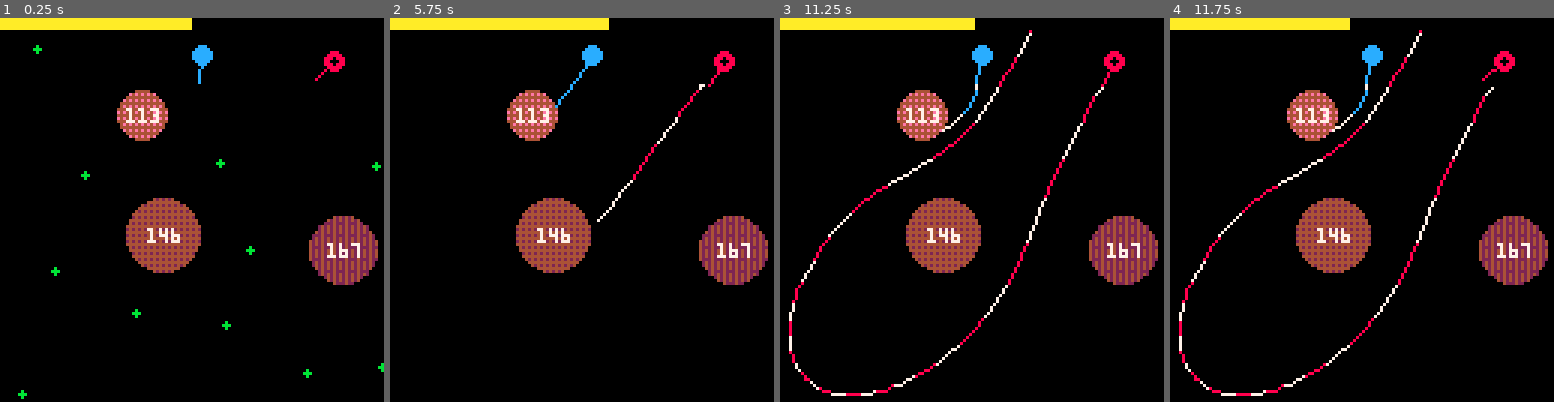
Above: before the commit, frames 1-4 (left to right).
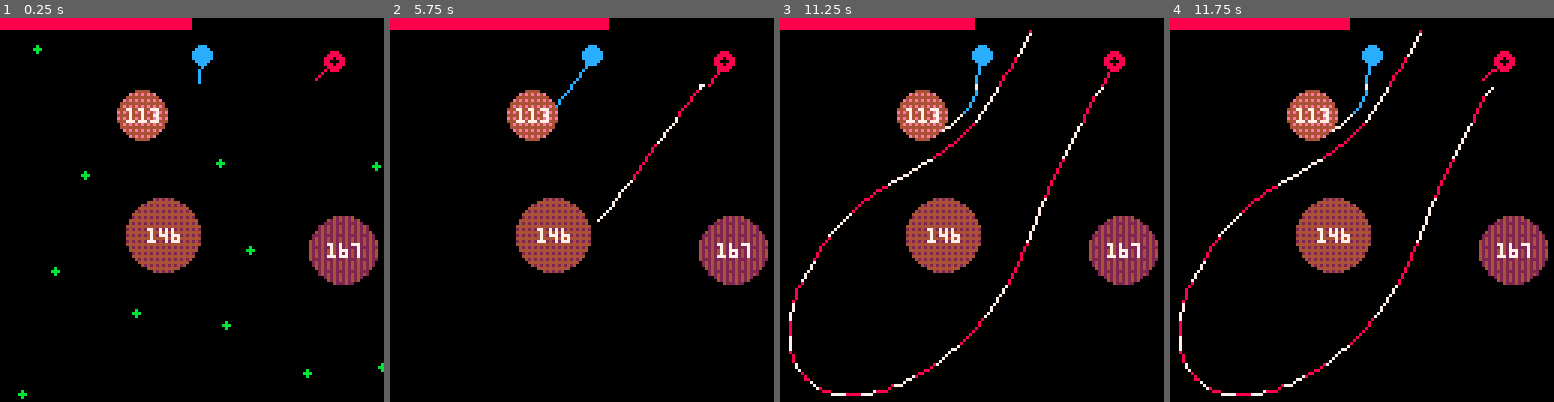
Above: after the commit, the same moments.

Repository: alxgnon/pico-8
Game: PICO-8 cartridge gravitywar.p8
The game is run twice, just before and just after one commit, with the same random seed, the same clock (stepped at 60 frames per second) and the same inputs.
Inputs:
- Up to frame 1 (0.25 s): no input
- Up to frame 2 (5.75 s): tap O (Z key) at 0.33, 0.7, 1.43, 2.22, 3.1, 3.98, 4.87 s; tap X (X key) at 1.07, 2.07, 2.4, 2.73, 3.07, 3.4, 3.73, 4.07, 4.4, 4.73, 5.07, 5.4, 5.73 s; hold Left 1.97-2.37 s; hold Down 2.42-2.82 s; hold Right 2.87-3.53 s; hold Up 3.58-4.08 s; hold Right 4.13-4.53 s; hold Down 4.58-5.08 s; hold Left from 5.13 s (still down)
- Up to frame 3 (11.25 s): tap O (Z key) every 0.88 s from 5.75 to 11.05 s; release Left at 5.8 s; hold Up 5.85-6.18 s; tap X (X key) every 0.33 s from 6.07 to 11.07 s; hold Left 6.23-6.63 s; hold Down 6.68-7.08 s; hold Right 7.13-7.8 s; hold Up 7.85-8.35 s; hold Right 8.4-8.8 s; hold Down 8.85-9.35 s; hold Left 9.4-10.07 s; hold Up 10.12-10.45 s; hold Left 10.5-10.9 s; hold Down from 10.95 s (still down)
- Up to frame 4 (11.75 s): release Down at 11.35 s; tap X (X key) at 11.4, 11.73 s; hold Right from 11.4 s (still down)

The runs differ from the first frame. In frame 1, 1.6% of the frame differs, in the area x 0-50%, y 0-4%; in frame 2, 1.8%, in the area x 0-58%, y 0-4%; in frame 3, 1.6%; in frame 4, 1.5%.

Commit message:
gravity: power bar of player color

Diff:
--- a/gravitywar.p8
+++ b/gravitywar.p8
@@ -63,7 +63,7 @@
 function draw_power(a)
 	if (not a) return
 	local x=a.power*(128/max_power)
-	rectfill(0, 0, 128, 3, 10)
+	rectfill(0, 0, 128, 3, a.col)
 	rectfill(x, 0, 128, 3, 0)
 end
 
